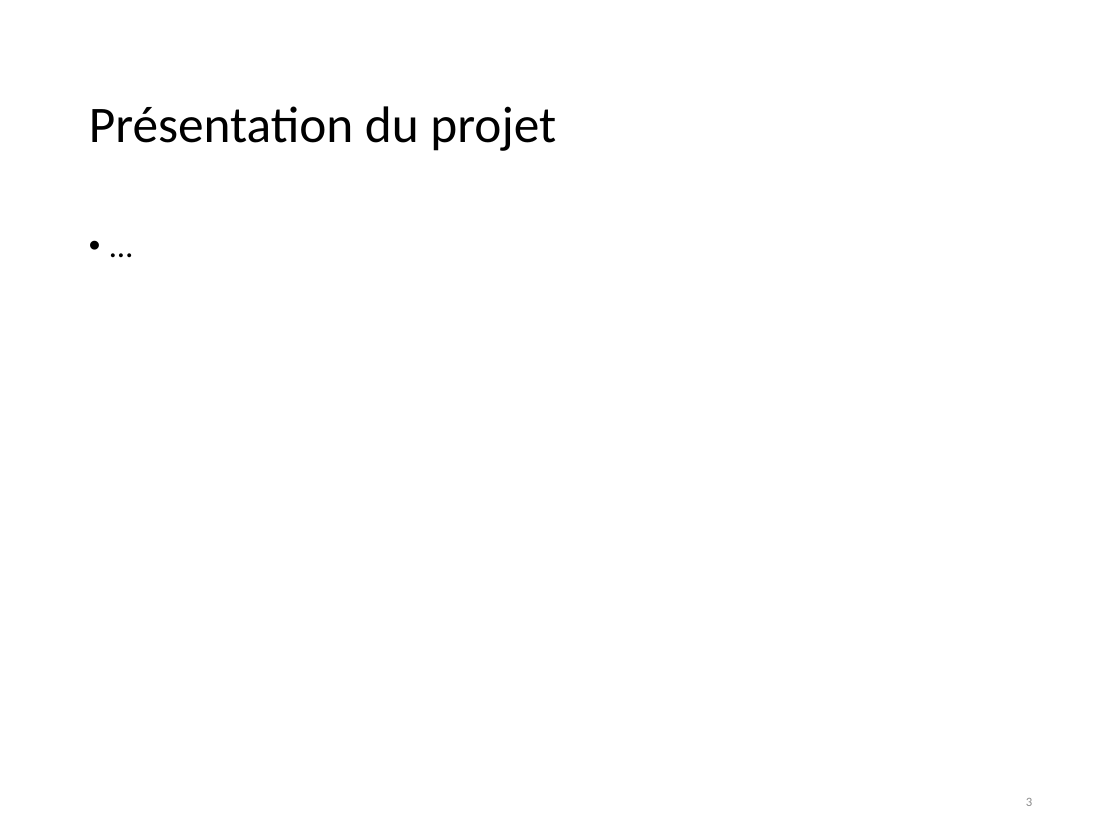
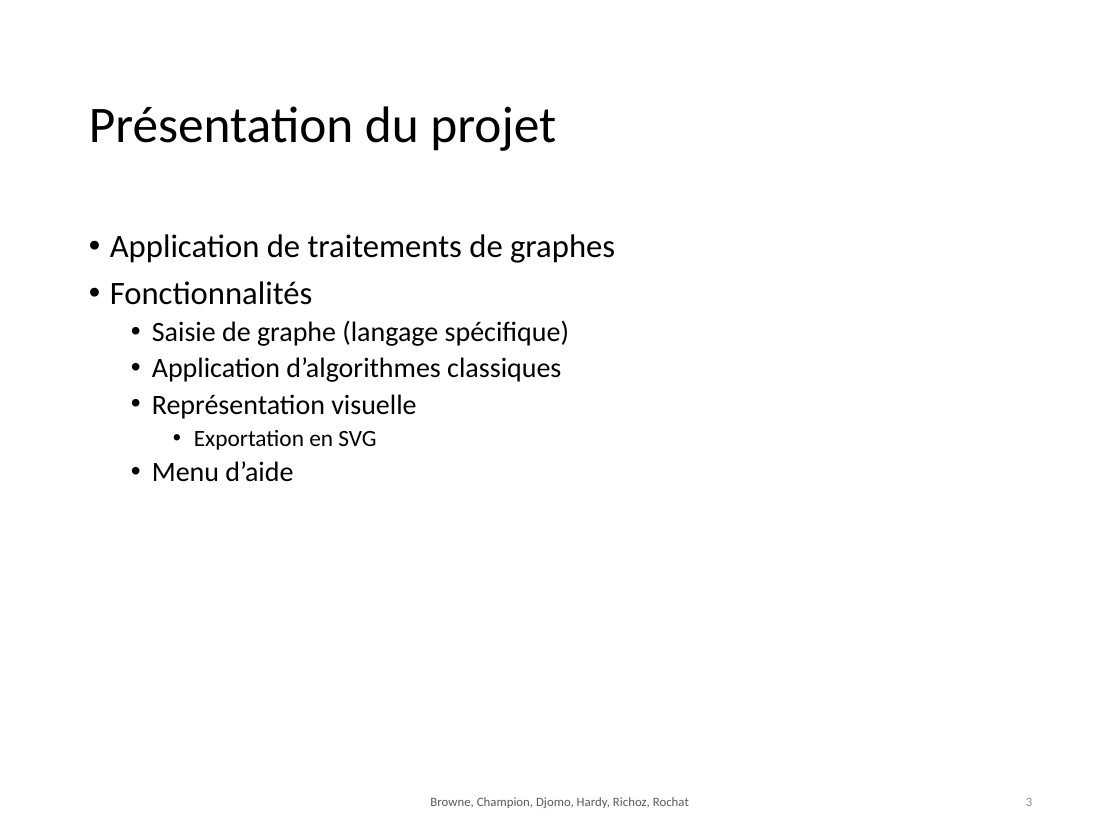
Before and after one commit to chlablak/PRO, a slide deck: slide 3 of presentation/GraphY.pptx. Drawn at 1120x840 pixels with LibreOffice and Linux fonts; fonts in the diff are those of the drawing; background and template pictures are left out. Boxes give left, top, right and bottom in pixels: in the first picture for what was removed or moved away, otherwise in the second. Text is boxed around its words. In the diff, an @@ line names an element or a change of style, - is before the commit and + after.

```diff
--- a/presentation/GraphY.pptx
+++ b/presentation/GraphY.pptx
@@ text at box(110, 234, 615, 482): text changed; size 21 to 18 pt @@
-• …
+• Application de traitements de graphes
+• Fonctionnalités
+  • Saisie de graphe (langage spécifique)
+  • Application d’algorithmes classiques
+  • Représentation visuelle
+    • Exportation en SVG
+  • Menu d’aide
@@ text added at box(430, 797, 689, 808), 8.2 pt, text #595959 @@
+Browne, Champion, Djomo, Hardy, Richoz, Rochat
```
Also in this commit, not shown: 7 other slides changed, 2 slides added, 1 other file.
